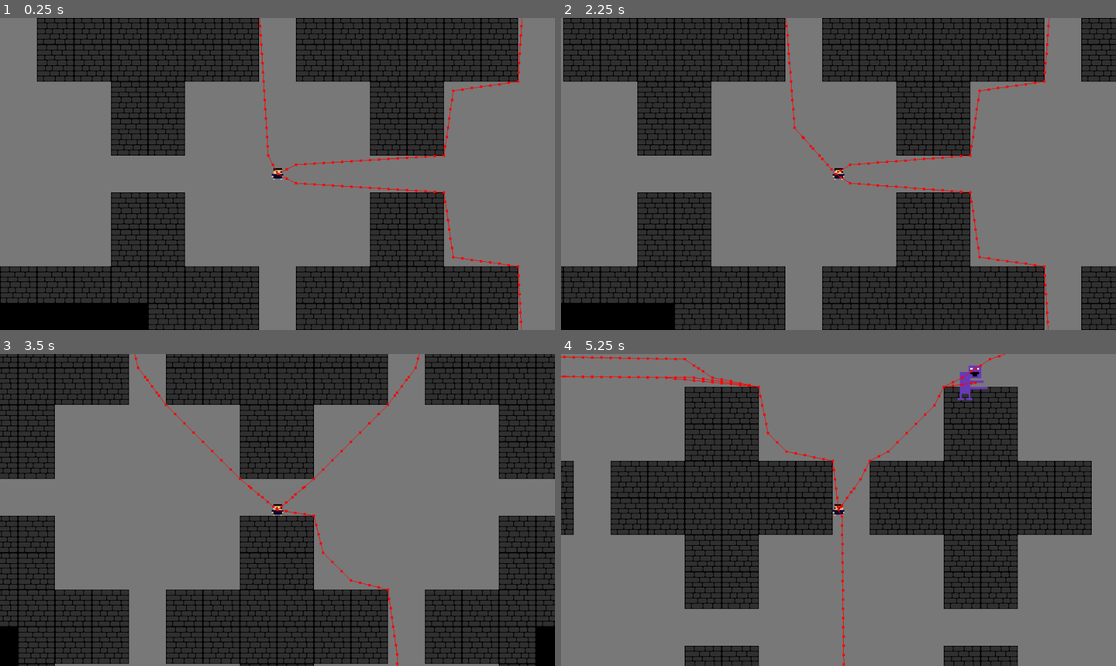
Above: before the commit, frames 1-4 (two rows, left to right).
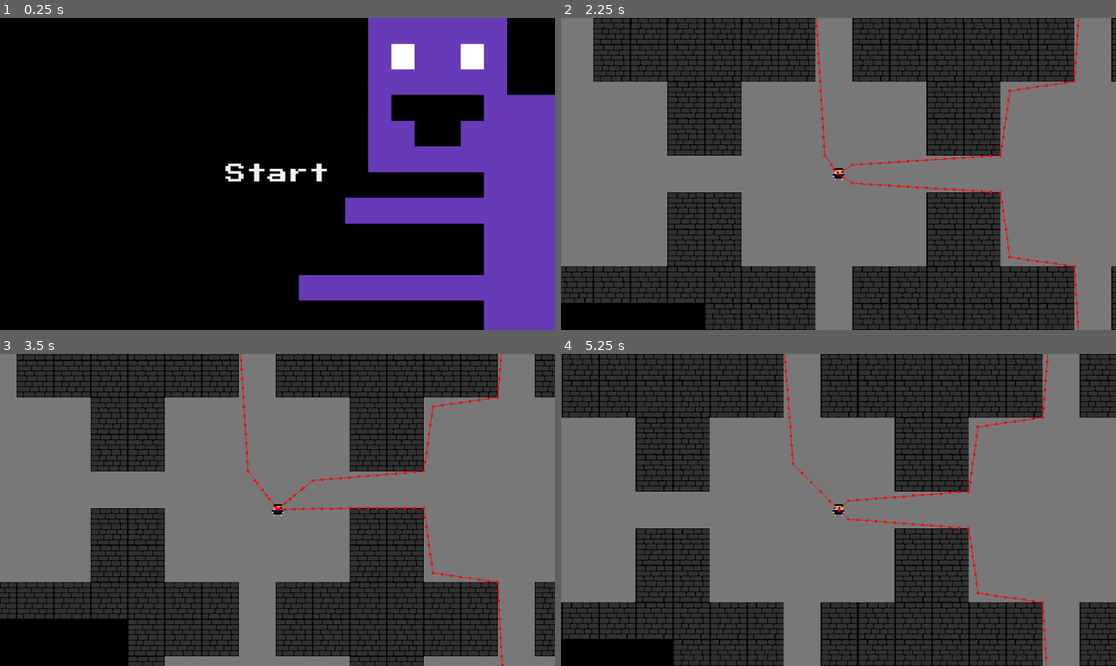
Above: after the commit, the same moments.

Repository: hoalex21/kyjam1
Game: Godot game, scene res://main_menu.tscn
Two runs of this game, one before a commit and one after it. Both use one fixed random seed, a clock stepped at 60 frames per second and the inputs below. Before the commit the project starts from res://main.tscn.
Inputs (mouse positions are in pixels of both pictures, inside the frame that each line leads up to):
- Up to frame 1 (0.25 s): no input
- Up to frame 2 (2.25 s): click (838, 174) at 0.5 s, where only the run after the commit has a clickable "Start"; click (838, 174) at 1.25 s, where only the run after the commit has a clickable "Start"; tap Enter at 2 s; hold D (right) from 2.03 s (still down)
- Up to frame 3 (3.5 s): release D (right) at 2.78 s; hold S (down) from 2.78 s (still down)
- Up to frame 4 (5.25 s): release S (down) at 3.53 s; hold D (right) 3.53-4.28 s; hold W (up) 4.28-5.03 s; hold A (left) from 5.03 s (still down)

The runs differ from the first frame. In frame 1, 90% of the frame differs, in the area x 0-100%, y 0-100%; in frame 2, 27%; in frame 3, 54%; in frame 4, 64%.

Commit message:
add main menu

Diff:
--- /dev/null
+++ b/main_menu.gd
@@ -0,0 +1,15 @@
+extends Control
+
+
+# Called when the node enters the scene tree for the first time.
+func _ready():
+	$CanvasLayer/VBoxContainer/Start.grab_focus()
+
+
+# Called every frame. 'delta' is the elapsed time since the previous frame.
+func _process(delta):
+	pass
+
+
+func _on_start_pressed():
+	get_tree().change_scene_to_file("res://main.tscn")
--- /dev/null
+++ b/main_menu.tres
@@ -0,0 +1,22 @@
+[gd_resource type="Theme" load_steps=6 format=3 uid="uid://bemyadjlfn4x8"]
+
+[ext_resource type="FontFile" uid="uid://dytqaq5hque8h" path="res://PressStart2P-Regular.ttf" id="1_an3n7"]
+
+[sub_resource type="StyleBoxFlat" id="StyleBoxFlat_vxqui"]
+bg_color = Color(0.6, 0.6, 0.6, 0)
+
+[sub_resource type="StyleBoxFlat" id="StyleBoxFlat_afyxj"]
+bg_color = Color(0.6, 0.6, 0.6, 0)
+
+[sub_resource type="StyleBoxFlat" id="StyleBoxFlat_4llw1"]
+bg_color = Color(0.6, 0.6, 0.6, 0)
+
+[sub_resource type="StyleBoxFlat" id="StyleBoxFlat_bysdr"]
+bg_color = Color(0.6, 0.6, 0.6, 0)
+
+[resource]
+default_font = ExtResource("1_an3n7")
+Button/styles/focus = SubResource("StyleBoxFlat_vxqui")
+Button/styles/hover = SubResource("StyleBoxFlat_afyxj")
+Button/styles/normal = SubResource("StyleBoxFlat_4llw1")
+Button/styles/pressed = SubResource("StyleBoxFlat_bysdr")
--- /dev/null
+++ b/main_menu.tscn
@@ -0,0 +1,45 @@
+[gd_scene load_steps=4 format=3 uid="uid://do6ifl6egw3q1"]
+
+[ext_resource type="Theme" uid="uid://bemyadjlfn4x8" path="res://main_menu.tres" id="1_ltfit"]
+[ext_resource type="Script" path="res://main_menu.gd" id="1_rwvo0"]
+[ext_resource type="Texture2D" uid="uid://dpuv7hhc33wqn" path="res://purple_guy.png" id="2_p43qr"]
+
+[node name="Main Menu" type="Control"]
+layout_mode = 3
+anchors_preset = 15
+anchor_right = 1.0
+anchor_bottom = 1.0
+grow_horizontal = 2
+grow_vertical = 2
+script = ExtResource("1_rwvo0")
+
+[node name="CanvasLayer" type="CanvasLayer" parent="."]
+
+[node name="VBoxContainer" type="VBoxContainer" parent="CanvasLayer"]
+anchors_preset = 8
+anchor_left = 0.5
+anchor_top = 0.5
+anchor_right = 0.5
+anchor_bottom = 0.5
+offset_left = -40.0
+offset_top = -20.0
+offset_right = 40.0
+offset_bottom = 20.0
+grow_horizontal = 2
+grow_vertical = 2
+theme = ExtResource("1_ltfit")
+alignment = 1
+
+[node name="Start" type="Button" parent="CanvasLayer/VBoxContainer"]
+layout_mode = 2
+theme_override_font_sizes/font_size = 36
+text = "Start"
+
+[node name="TextureRect" type="TextureRect" parent="CanvasLayer"]
+offset_left = 437.0
+offset_right = 1077.0
+offset_bottom = 712.0
+texture = ExtResource("2_p43qr")
+flip_h = true
+
+[connection signal="pressed" from="CanvasLayer/VBoxContainer/Start" to="." method="_on_start_pressed"]
--- a/player.gd
+++ b/player.gd
@@ -1,7 +1,7 @@
 extends CharacterBody2D
 
 
-const SPEED = 300.0
+const SPEED = 50.0
 
 # Get the gravity from the project settings to be synced with RigidBody nodes.
 
--- a/project.godot
+++ b/project.godot
@@ -11,7 +11,7 @@
 [application]
 
 config/name="KyJam1"
-run/main_scene="res://main.tscn"
+run/main_scene="res://main_menu.tscn"
 config/features=PackedStringArray("4.1", "Forward Plus")
 config/icon="res://icon.svg"
 
Binary file added: PressStart2P-Regular.ttf
Not shown, added: PressStart2P-Regular.ttf.import
